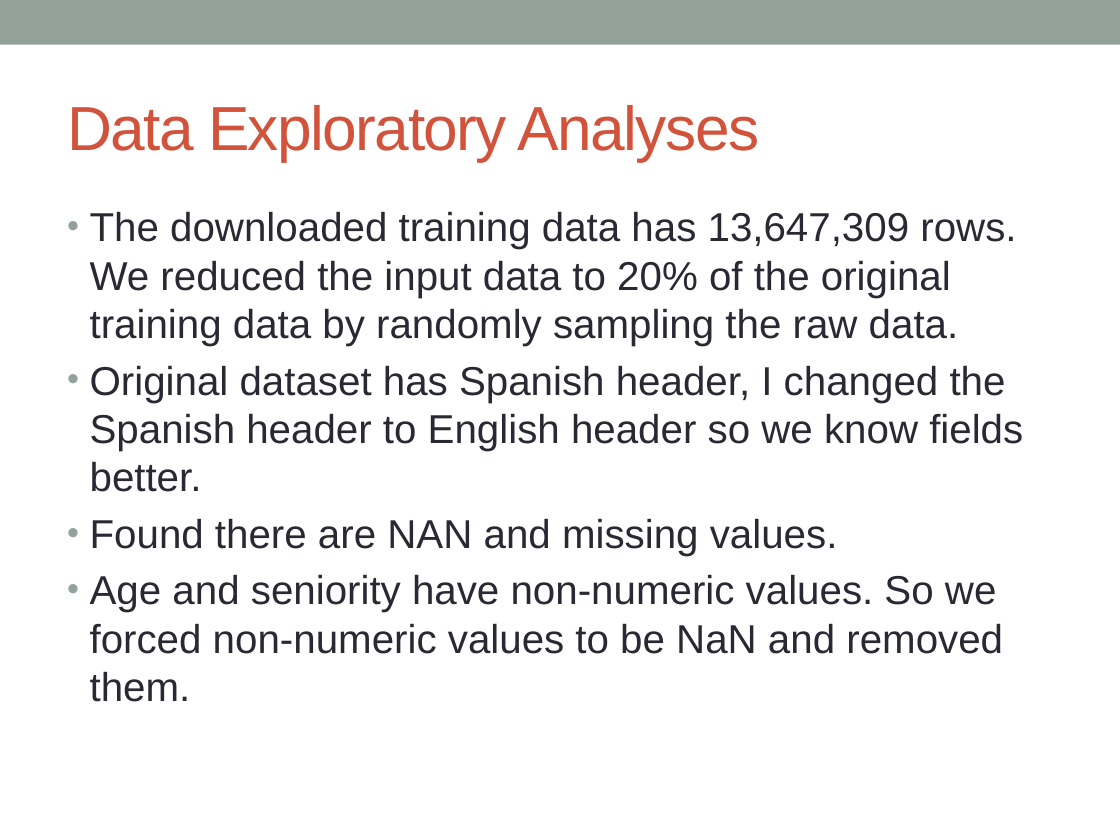
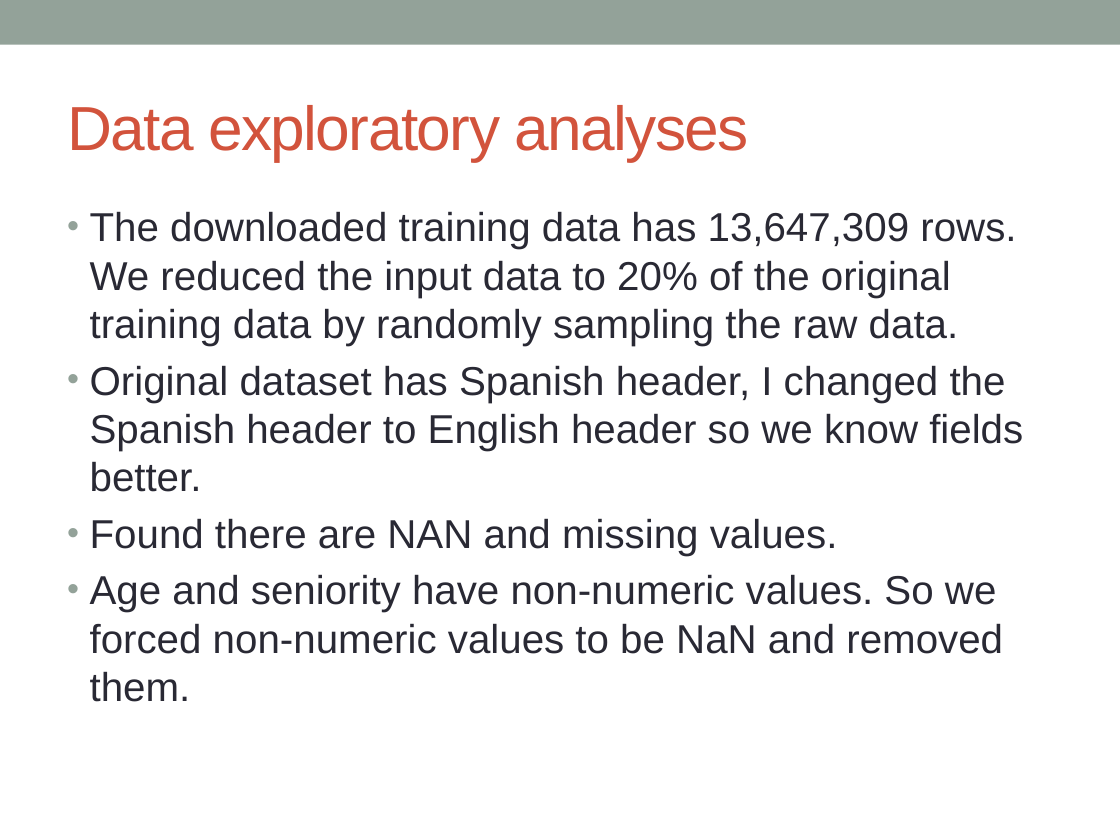
Before and after one commit to hsiehweichun/springboard_program, a slide deck: slide 6 of Capstone_deck.pptx (slide 4 before the commit). Drawn at 1120x840 pixels with LibreOffice and Linux fonts; fonts in the diff are those of the drawing. Boxes give left, top, right and bottom in pixels: in the first picture for what was removed or moved away, otherwise in the second. Text is boxed around its words. In the diff, an @@ line names an element or a change of style, - is before the commit and + after.

```diff
--- a/Capstone_deck.pptx
+++ b/Capstone_deck.pptx
@@ title at box(67, 105, 749, 162): text changed @@
-Data Exploratory Analyses
+Data exploratory analyses
```
Also in this commit, not shown: 11 other slides changed, 4 slides added.
